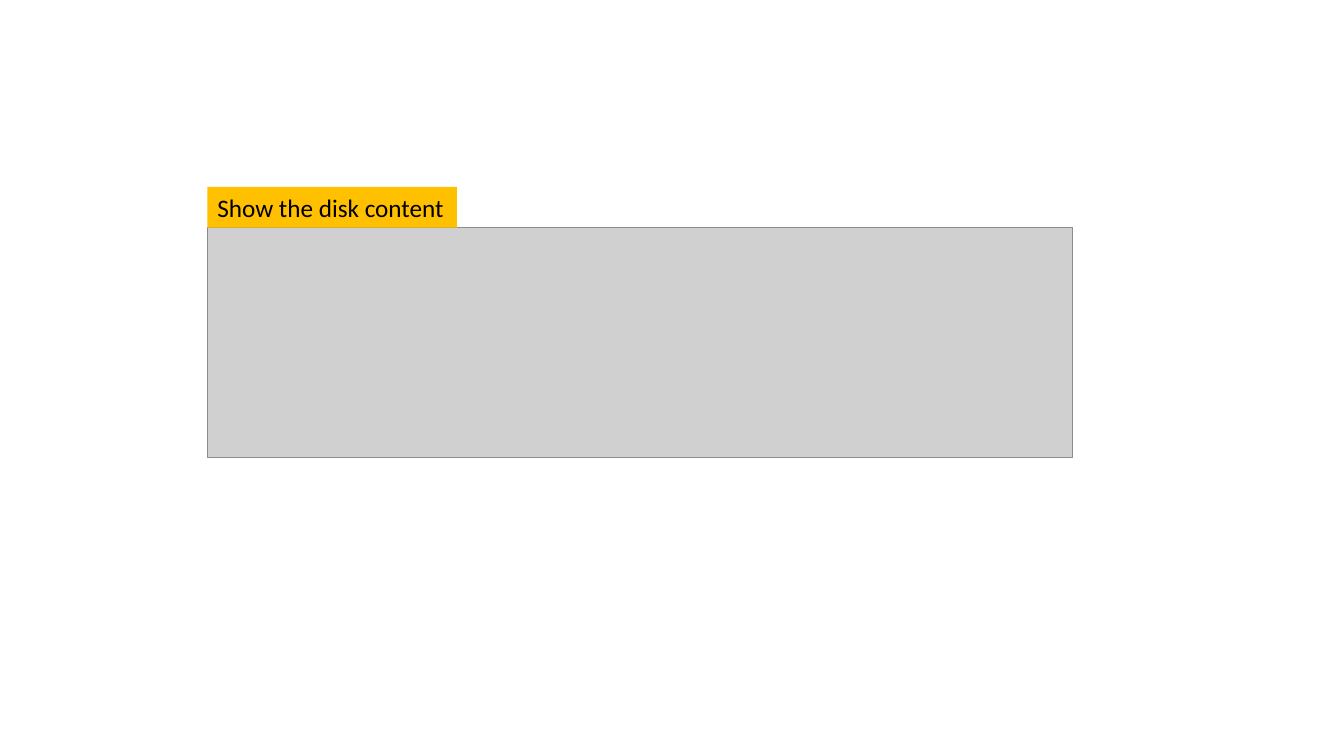
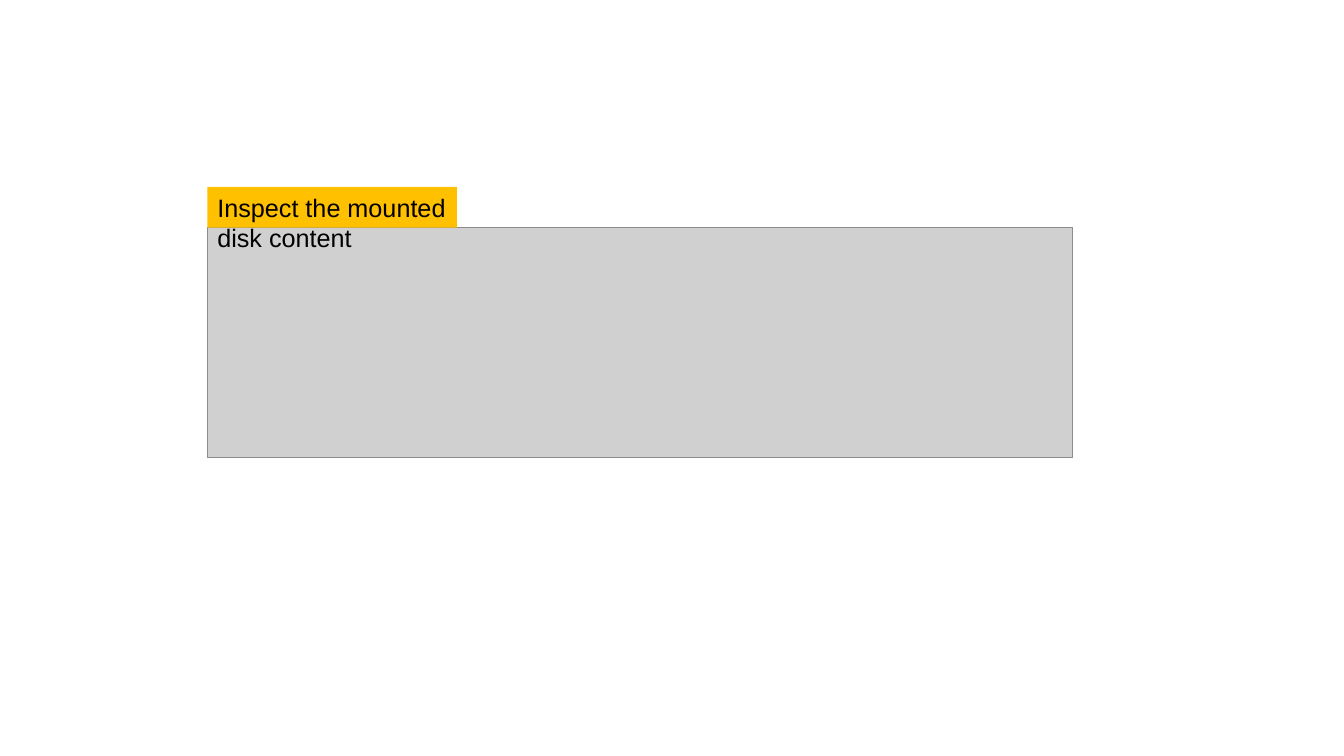
Before and after one commit to frankwxu/Digital-Forensics-Basic-Book, a slide deck: slide 40 of PPTs/Ch7_The_Sleuth_Kit_Tutorial.pptx (slide 38 before the commit). Drawn at 1344x756 pixels with LibreOffice and Linux fonts; fonts in the diff are those of the drawing; grey boxes stand for pictures; background and template pictures are left out. Boxes give left, top, right and bottom in pixels: in the first picture for what was removed or moved away, otherwise in the second. Text is boxed around its words. In the diff, an @@ line names an element or a change of style, - is before the commit and + after.

```diff
--- a/PPTs/Ch7_The_Sleuth_Kit_Tutorial.pptx
+++ b/PPTs/Ch7_The_Sleuth_Kit_Tutorial.pptx
@@ text in rectangle at [217,198,445,248]: text changed; font Calibri to Arial @@
-Show the disk content
+Inspect the mounted disk content
```
Also in this commit, not shown: 37 other slides changed, 4 slides added, 1 slide removed.
